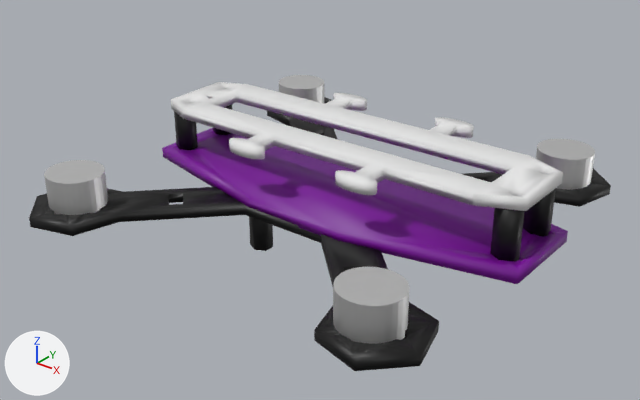
The COLLADA model webots/meshes/collada_files/custom.dae, before and after one commit.
Rendered twice from a 50 mm camera at (0.0917, -0.1168, 0.079) aimed at (0.002, -0.0046, 0.0095). The axes (+X, +Y, +Z) are drawn at lower left. The lights are the same throughout. Where no turn or scale is listed for an object, it has been applied to the vertices.

Objects in the first picture: 'Carbon Fiber Frame Top Longer', 'Combo Board', 'Cylinder', 'Cylinder.001', 'Cylinder.002', 'Cylinder.003', 'Leg.001', 'Leg.005', 'Leg.006', 'Leg.007', 'frame_bottom'.
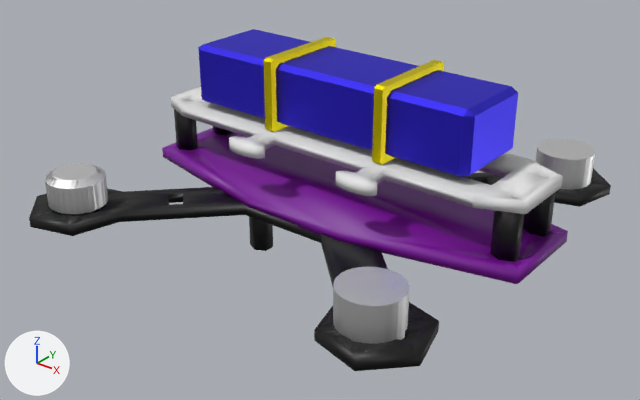
Commit message: modified:   meshes/collada_files/custom.dae

Edits to the scene script, one JSON object a line:
```json
{"op": "add", "block": "mat_material_014", "code": ["mat_material_014 = principled_material('Material.014')", "mat_material_014.base_color = (0.801, 0.691, 0.00498)  # yellow #e7d910", "mat_material_014.metallic = 1.0"]}
{"op": "add", "block": "mat_material_015", "code": ["mat_material_015 = principled_material('Material.015')", "mat_material_015.base_color = (0.0512, 0.0351, 0.801)  # blue #4035e7", "mat_material_015.metallic = 1.0"]}
{"op": "add", "block": "mat_material_017", "code": ["mat_material_017 = principled_material('Material.017')", "mat_material_017.base_color = (0.801, 0.691, 0.00498)  # yellow #e7d910", "mat_material_017.metallic = 1.0"]}
{"block": "me_cylinder_001", "where": "# used by ob_cylinder_001; location = (-0.0313, -0.0321, 0.012)"}
{"op": "remove", "block": "me_cylinder_001", "code": "me_cylinder_001.from_pydata(...)  # 64 vertices, 124 faces; spans x -0.00528..0.00528, y -0.00509..0.00509, z -0.00336..0.00336"}
{"op": "add", "block": "me_cylinder_001", "code": "me_cylinder_001.from_pydata(...)  # 192 vertices, 380 faces; spans x -0.00533..0.00533, y -0.00513..0.00513, z -0.00336..0.00336"}
{"block": "me_cylinder_001", "change": "me_cylinder_001 part 1: the whole mesh is rebuilt"}
{"op": "add", "block": "me_cube", "code": ["me_cube = bpy.data.meshes.new('Cube')", "me_cube.from_pydata(...)  # 24 vertices, 44 faces; spans x -0.0009..0.0009, y -0.0091..0.0091, z -0.0067..0.0067", "me_cube.materials.append(mat_material_014)  # yellow #e7d910"]}
{"op": "add", "block": "me_cube_001", "code": ["me_cube_001 = bpy.data.meshes.new('Cube.001')", "me_cube_001.from_pydata(...)  # 24 vertices, 44 faces; spans x -0.0292..0.0292, y -0.008..0.008, z -0.0056..0.0056", "me_cube_001.materials.append(mat_material_015)  # blue #4035e7"]}
{"op": "add", "block": "me_cube_003", "code": ["me_cube_003 = bpy.data.meshes.new('Cube.003')", "me_cube_003.from_pydata(...)  # 24 vertices, 44 faces; spans x -0.0009..0.0009, y -0.0091..0.0091, z -0.0067..0.0067", "me_cube_003.materials.append(mat_material_017)  # yellow #e7d910"]}
{"op": "set", "path": "ob_carbon_fiber_frame_top_longer.rotation_euler", "old": "(-0.0134, -0.0118, 1.57)", "new": "(0.0, 0.0, 1.571)", "note": "degrees (-0.8, -0.7, 90) -> degrees (0, 0, 90)"}
{"op": "add", "block": "ob_cube", "code": ["ob_cube = bpy.data.objects.new('Cube', me_cube)", "ob_cube.location = (-0.0071, 0.0013, 0.0279)"]}
{"op": "add", "block": "ob_cube_001", "code": ["ob_cube_001 = bpy.data.objects.new('Cube.001', me_cube_001)", "ob_cube_001.location = (0.0029, 0.0015, 0.0279)"]}
{"op": "add", "block": "ob_cube_002", "code": ["ob_cube_002 = bpy.data.objects.new('Cube.002', me_cube_003)", "ob_cube_002.location = (0.0162, 0.0013, 0.0279)"]}
```

Location of each change, (x1, y1, x2, y2) in pixels of the pictures (640 x 400 px):
```json
{"object": "Cube.001", "change": "added", "after": [198, 29, 518, 177], "on screen": "blue"}
{"object": "Carbon Fiber Frame Top Longer", "change": "turned", "before": [171, 82, 563, 211], "after": [170, 87, 563, 214]}
{"object": "Cylinder.001", "change": "reshaped", "before": [44, 160, 108, 215], "after": [45, 163, 108, 214], "on screen": "7% shorter"}
{"object": "Cube.002", "change": "added", "after": [372, 60, 444, 165], "on screen": "yellow"}
{"object": "Cube", "change": "added", "after": [263, 37, 336, 132], "on screen": "yellow"}
```
